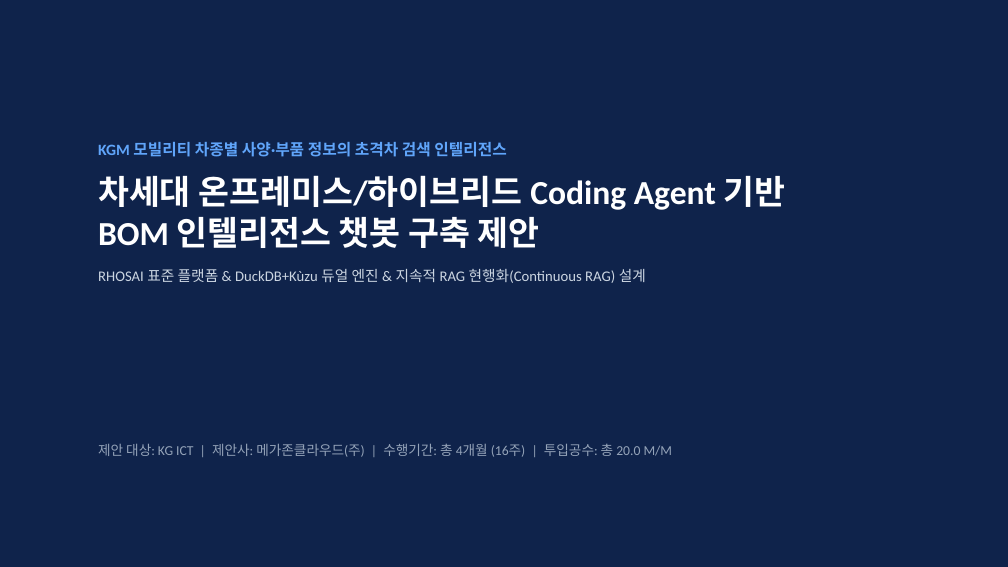
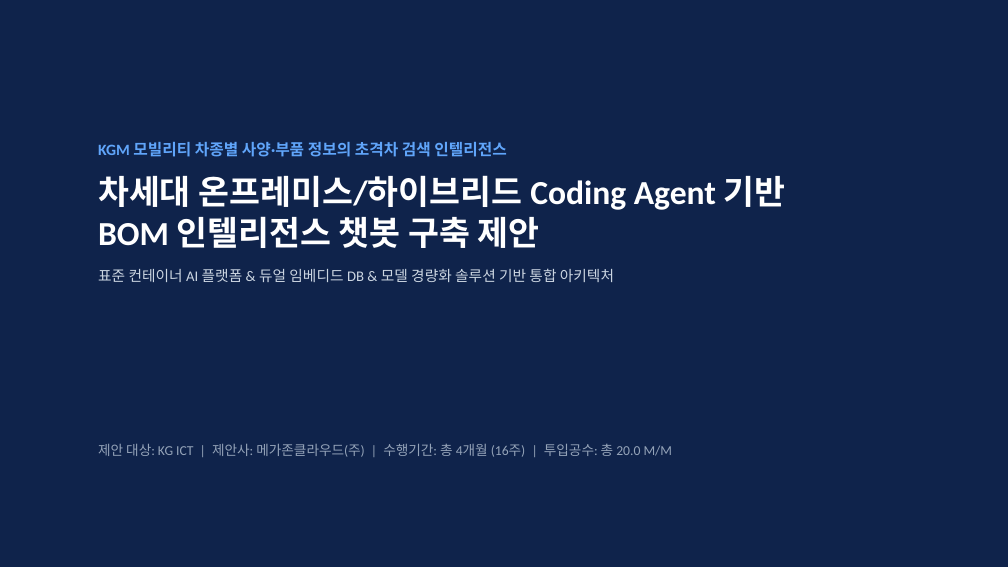
Before and after one commit to kesperinc/aifullstack_issu, a slide deck: slide 1 of docs/kg_ict/2026-11-09_KG_ICT_BOM_AI_Proposal.pptx. Drawn at 1008x567 pixels with LibreOffice and Linux fonts; fonts in the diff are those of the drawing. Boxes give left, top, right and bottom in pixels: in the first picture for what was removed or moved away, otherwise in the second. Text is boxed around its words. In the diff, an @@ line names an element or a change of style, - is before the commit and + after.

```diff
--- a/docs/kg_ict/2026-11-09_KG_ICT_BOM_AI_Proposal.pptx
+++ b/docs/kg_ict/2026-11-09_KG_ICT_BOM_AI_Proposal.pptx
@@ text at (98, 268, 614, 282): text changed @@
-RHOSAI 표준 플랫폼 & DuckDB+Kùzu 듀얼 엔진 & 지속적 RAG 현행화(Continuous RAG) 설계
+표준 컨테이너 AI 플랫폼 & 듀얼 임베디드 DB & 모델 경량화 솔루션 기반 통합 아키텍처
```
Also in this commit, not shown: 3 other slides changed, 10 other files.
